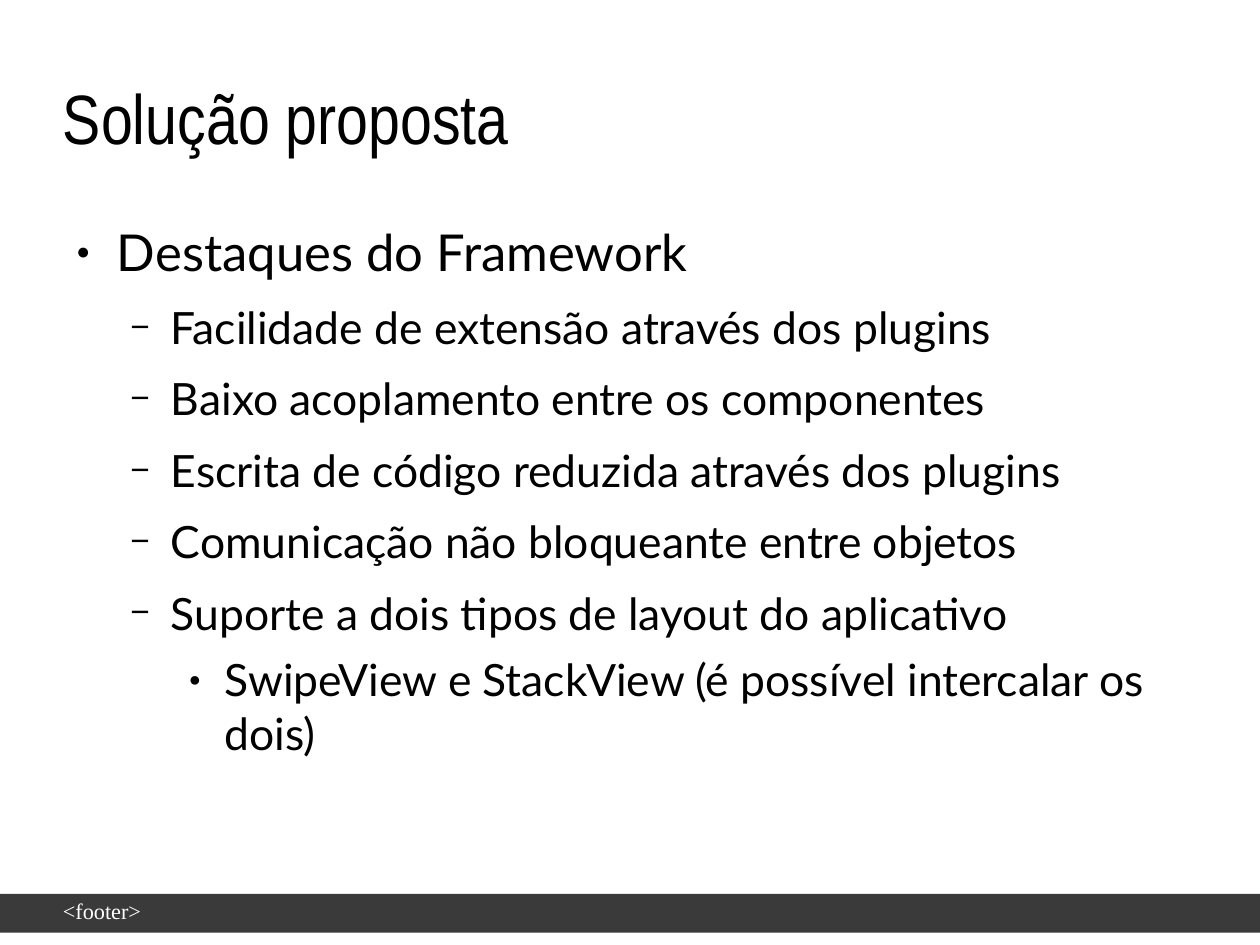
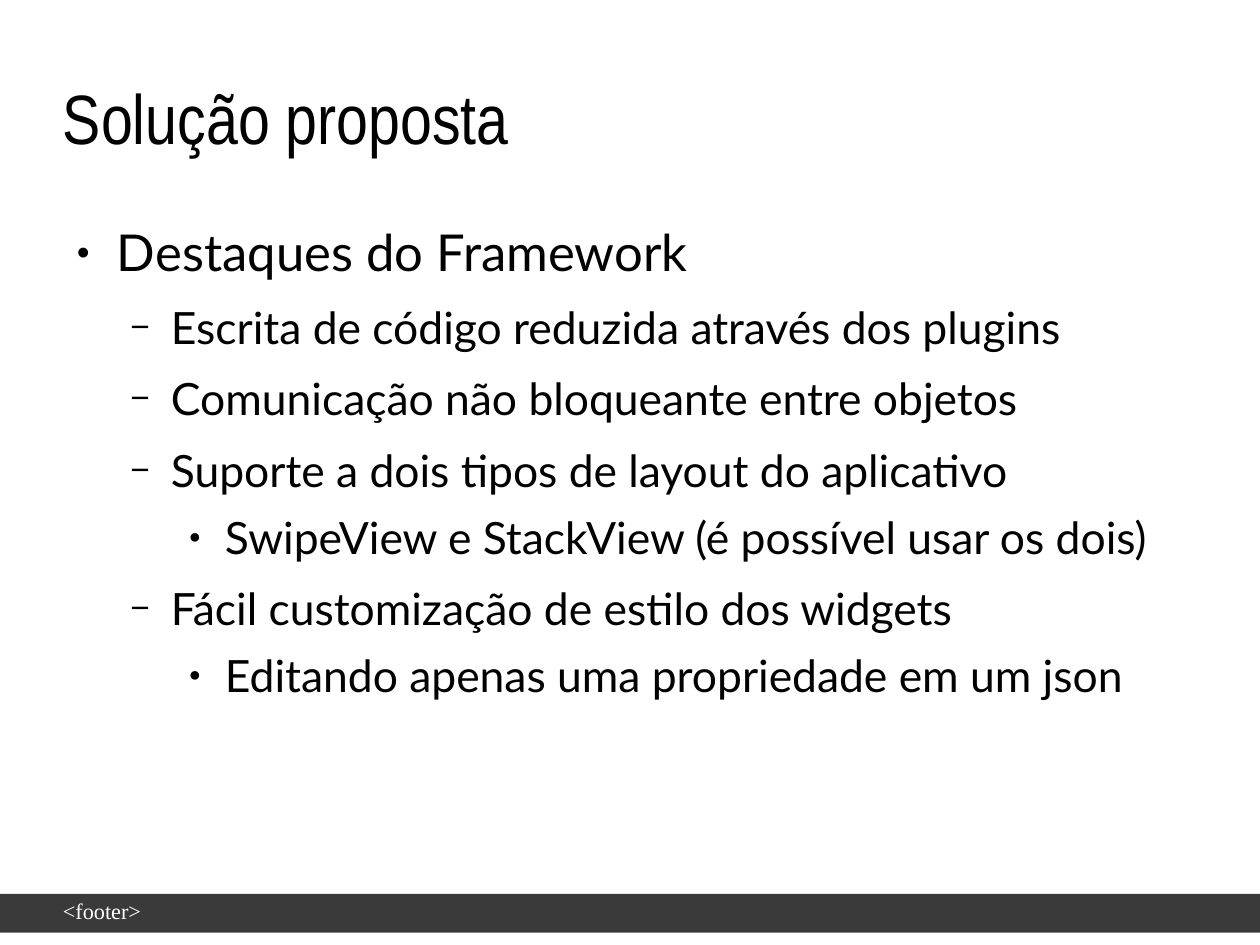
Before and after one commit to enoquesantos/tcc-latex, a slide deck: slide 8 of slide-defesa/Apresentação-EnoqueJoseneas.odp (slide 9 before the commit). Drawn at 1260x945 pixels with LibreOffice and Linux fonts; fonts in the diff are those of the drawing; background and template pictures are left out. Boxes give left, top, right and bottom in pixels: in the first picture for what was removed or moved away, otherwise in the second. Text is boxed around its words. In the diff, an @@ line names an element or a change of style, - is before the commit and + after.

```diff
--- a/slide-defesa/Apresentação-EnoqueJoseneas.odp
+++ b/slide-defesa/Apresentação-EnoqueJoseneas.odp
@@ text at box(171, 311, 991, 423): paragraphs removed @@
-  − Facilidade de extensão através dos plugins
-  − Baixo acoplamento entre os componentes
@@ text at box(171, 519, 1147, 700): text changed @@
-    ● SwipeView e StackView (é possível intercalar os dois)
+    ● SwipeView e StackView (é possível usar os dois)
+  − Fácil customização de estilo dos widgets
+    ● Editando apenas uma propriedade em um json
```
Also in this commit, not shown: 7 other slides changed, 2 slides removed.
